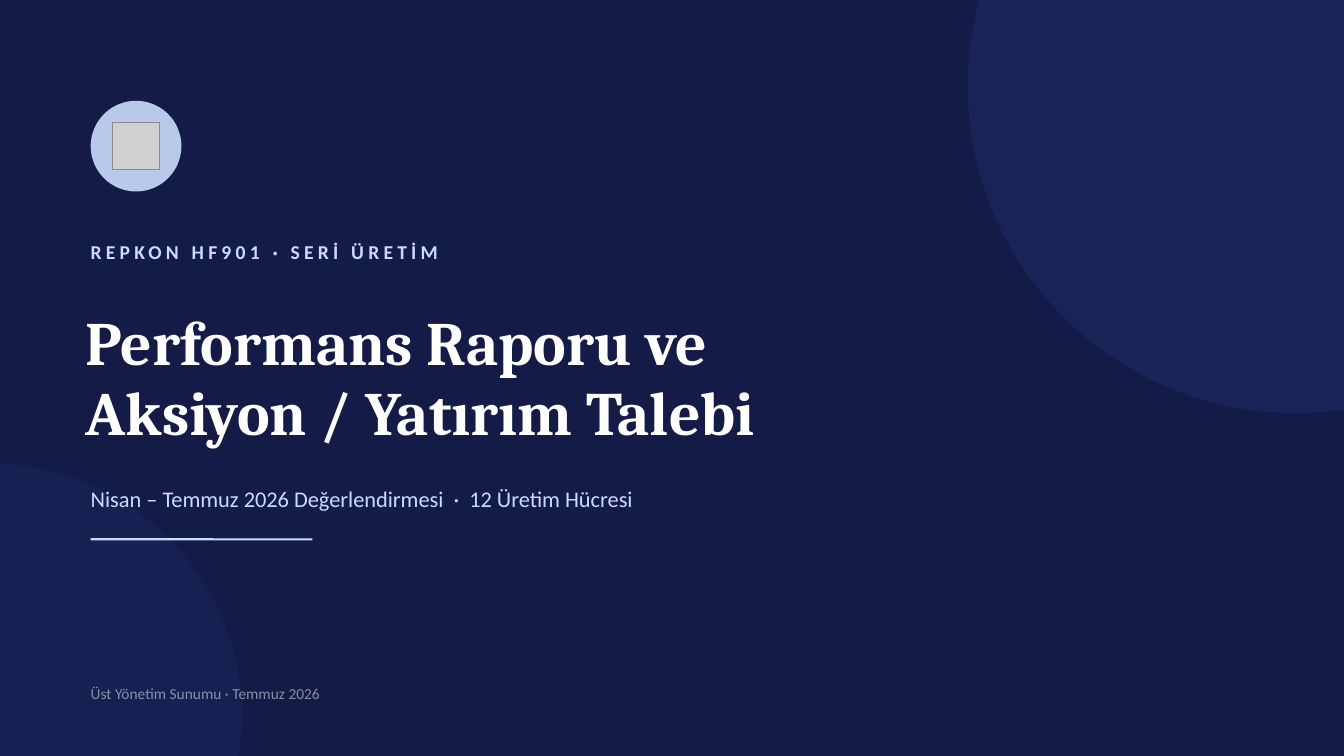
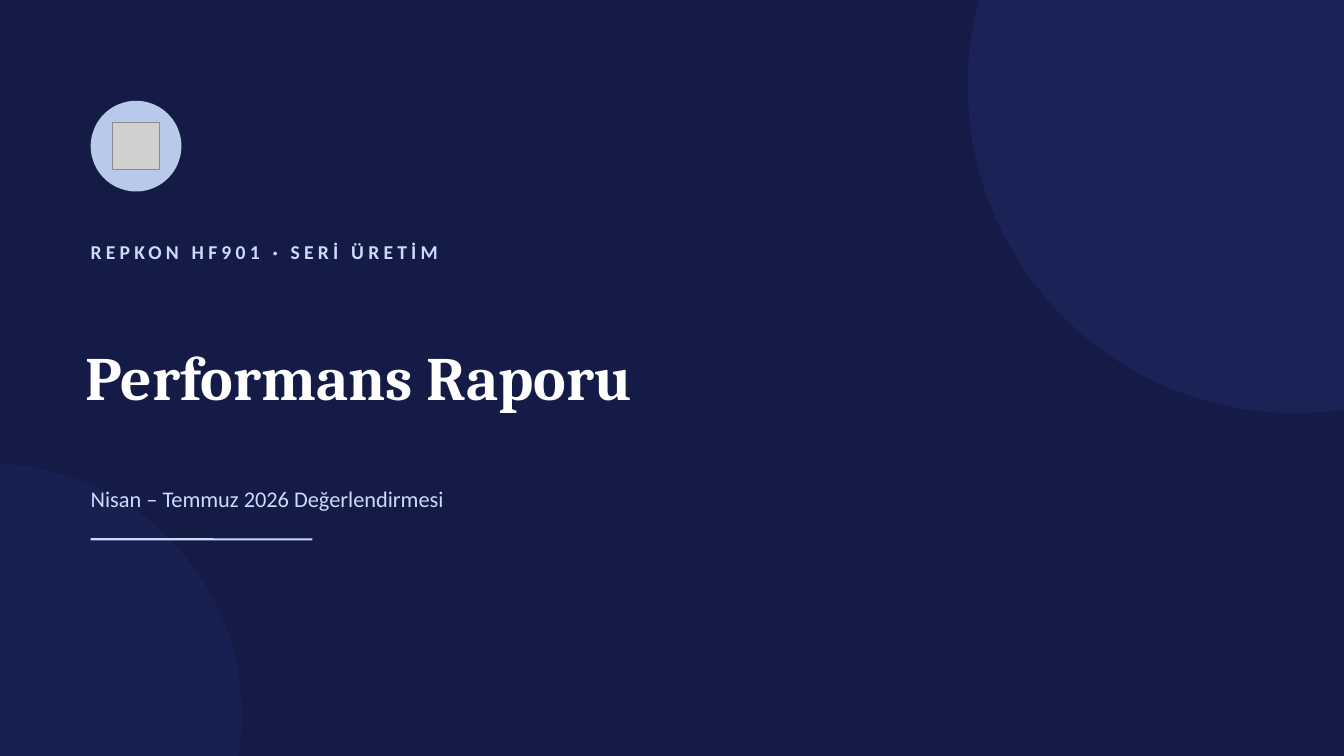
Before and after one commit to sgtdali/ManufUI, a slide deck: slide 1 of docs/sunumlar/Repkon-HF901-Ust-Yonetim-Sunumu-2026-07.pptx. Drawn at 1344x756 pixels with LibreOffice and Linux fonts; fonts in the diff are those of the drawing; grey boxes stand for pictures. Boxes give left, top, right and bottom in pixels: in the first picture for what was removed or moved away, otherwise in the second. Text is boxed around its words. In the diff, an @@ line names an element or a change of style, - is before the commit and + after.

```diff
--- a/docs/sunumlar/Repkon-HF901-Ust-Yonetim-Sunumu-2026-07.pptx
+++ b/docs/sunumlar/Repkon-HF901-Ust-Yonetim-Sunumu-2026-07.pptx
@@ text at <box>86,356,632,413</box>: text changed @@
-Performans Raporu ve
-Aksiyon / Yatırım Talebi
+Performans Raporu
@@ text at <box>91,491,443,511</box>: text changed @@
-Nisan – Temmuz 2026 Değerlendirmesi · 12 Üretim Hücresi
+Nisan – Temmuz 2026 Değerlendirmesi
@@ text removed at <box>91,687,320,699</box> @@
-Üst Yönetim Sunumu · Temmuz 2026
```
Also in this commit, not shown: 23 other slides changed, 2 slides removed, 12 other files.
